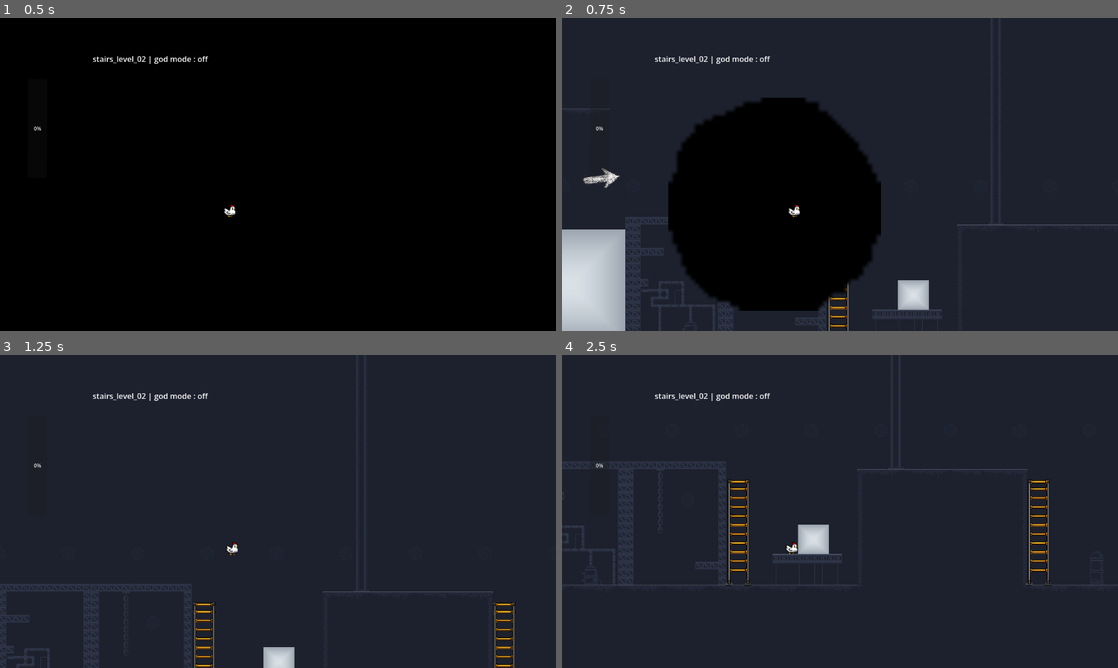
Above: before the commit, frames 1-4 (two rows, left to right).
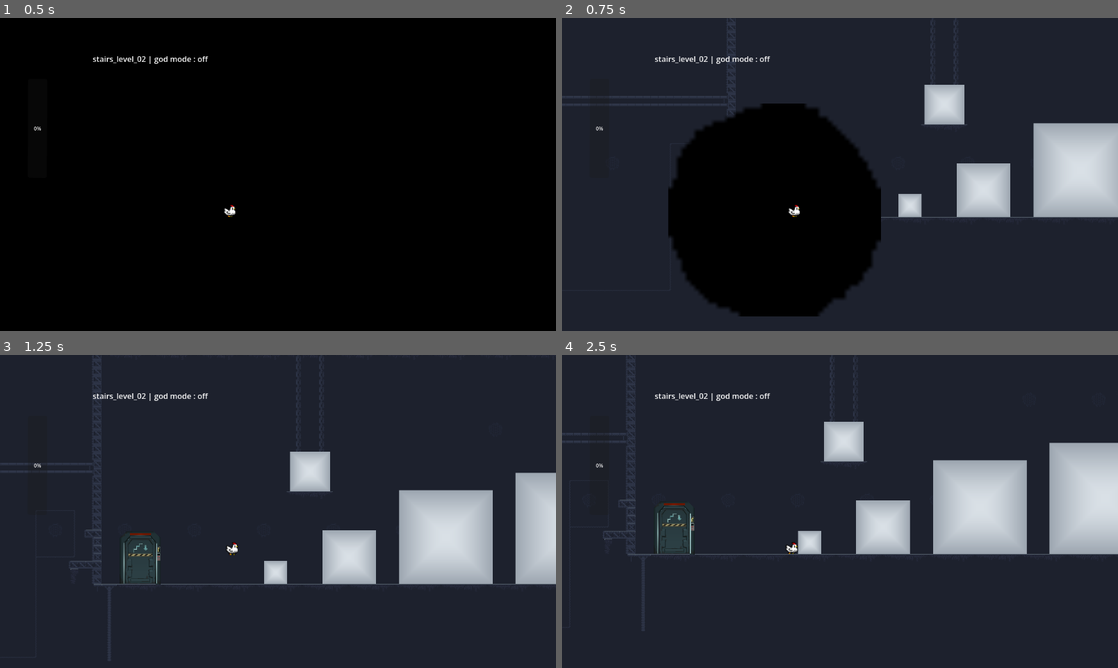
Above: after the commit, the same moments.

Repository: mgi-dev/size-them-up
Game: Godot game, scene res://scenes/levels/stairs_02.tscn
The game is run twice, just before and just after one commit, with the same random seed, the same clock (stepped at 60 frames per second) and the same inputs. This scene is started directly instead of the project's main scene. Sound files missing from this copy of the repository are replaced by a short silence.
Inputs (mouse positions are in pixels of both pictures, inside the frame that each line leads up to):
- Up to frame 1 (0.5 s): no input
- Up to frame 2 (0.75 s): tap Enter at 0.5 s; move the mouse to (962, 158) at 0.52 s; hold D (player_move_right) from 0.53 s (still down); hold Tab (change_resize_mode) from 0.53 s (still down)
- Up to frame 3 (1.25 s): keep holding D (player_move_right); keep holding Tab (change_resize_mode); tap Space (player_jump) at 0.77 s
- Up to frame 4 (2.5 s): move the mouse to (728, 527) at 1.27 s; release D (player_move_right) at 1.28 s; release Tab (change_resize_mode) at 1.28 s; hold S (player_down) 1.28-2.03 s; click (728, 527) at 1.35 s; tap Space (player_jump) at 1.52 s; move the mouse to (895, 442) at 2.02 s; hold D (player_move_right) from 2.03 s (still down); hold E (interact) from 2.03 s (still down)

Frame 1 is identical in both runs. In frame 2, 15% of the frame differs, in the area x 0-100%, y 0-100%; in frame 3, 14%; in frame 4, 16%, in the area x 0-100%, y 0-89%.

Commit message:
remove pokedex on level 03

Diff:
--- a/scenes/levels/stairs_02.tscn
+++ b/scenes/levels/stairs_02.tscn
@@ -13,7 +13,7 @@
 exit_door = NodePath("ExitDoor")
 
 [node name="Player" parent="." index="1" unique_id=217472232]
-position = Vector2(1206, 358)
+position = Vector2(-111.42406, 626.1602)
 
 [node name="TileMap" parent="." index="2" unique_id=1431608523]
 layer_0/tile_data = PackedInt32Array(2686965, 1507328, 3, 2686966, 393216, 1, 2686967, 458752, 1, 2686968, 524288, 1, 2 …(29832 unchanged characters)…
--- a/scenes/levels/tutorial/new_gun_03.tscn
+++ b/scenes/levels/tutorial/new_gun_03.tscn
@@ -174,7 +174,7 @@
 
 [node name="SubLabTileMapLayer" type="TileMapLayer" parent="LabTileMapLayer" index="0" unique_id=186748925]
 z_index = 1
-tile_map_data = PackedByteArray("AAAQACYAAAAAAAUAAAARACYAAAAFAAUAAAD5/yYAAAAGAAUAAAA=")
+tile_map_data = PackedByteArray("AAAQACYAAAAAAAUAAAARACYAAAAFAAUAAAD5/yYAAAAEAAYAAAD6/yYAAAAFAAYAAAA=")
 tile_set = SubResource("TileSet_sd73c")
 
 [node name="RawPluginGun" type="Sprite2D" parent="." index="7" unique_id=27987628]
